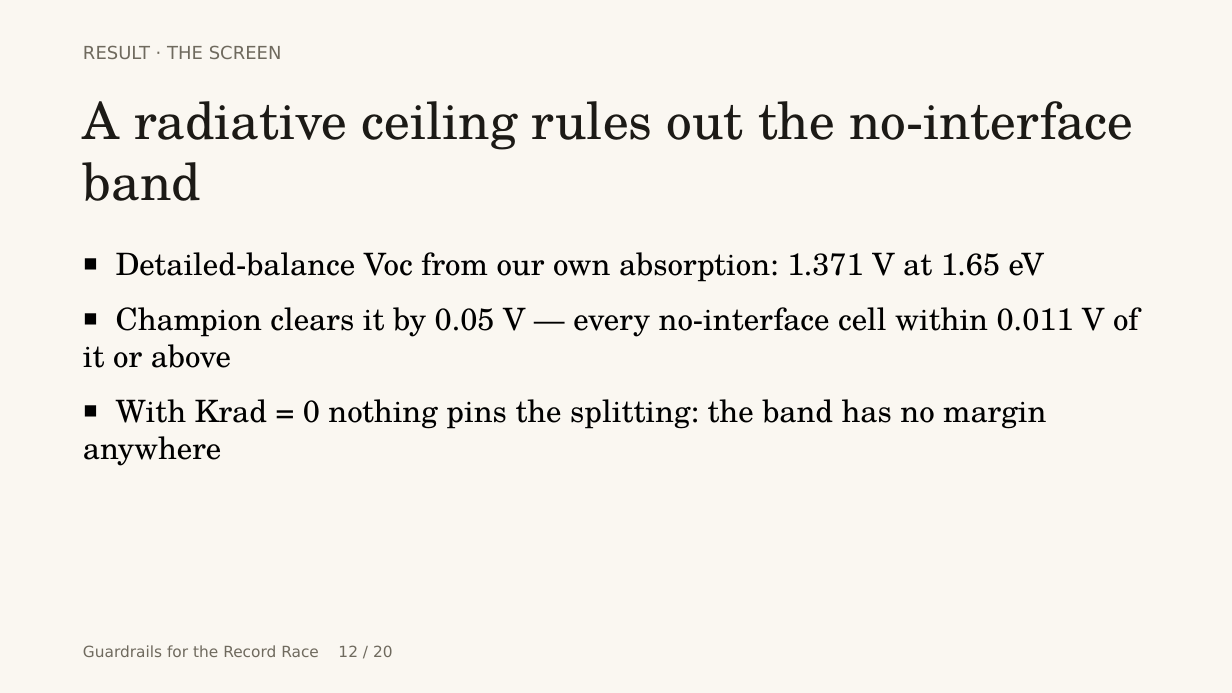
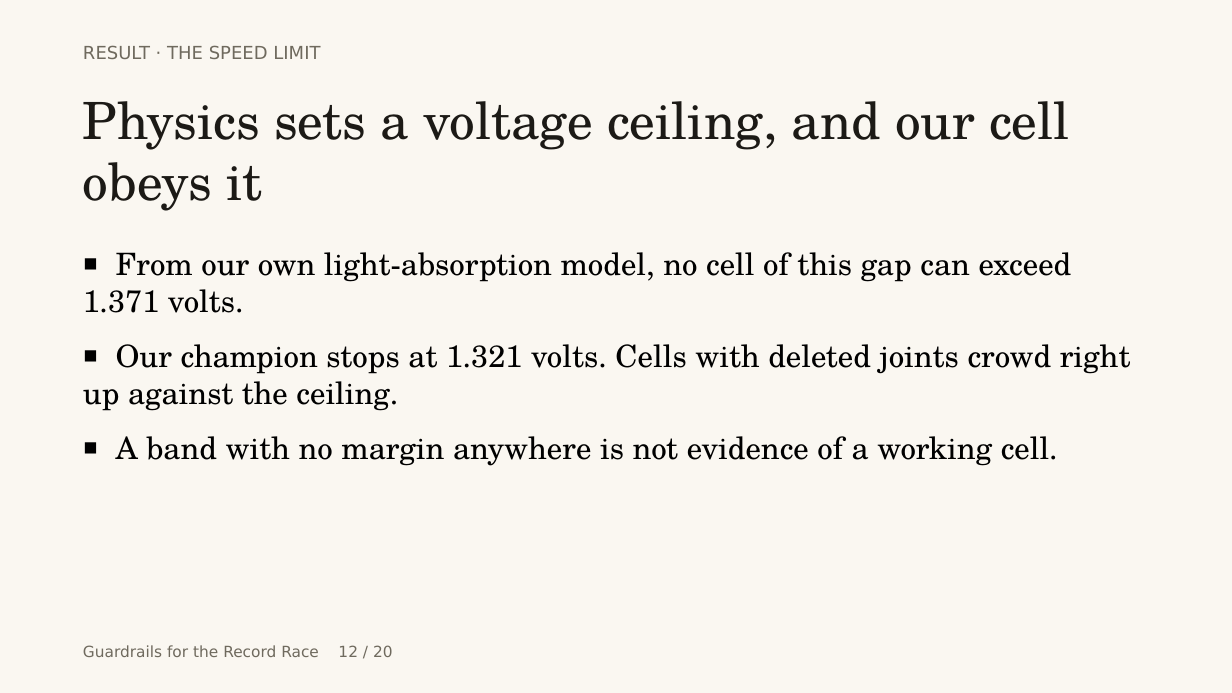
Before and after one commit to touhidsiddiqueeraj-bit/cspbi3-cbts-guardrailed, a slide deck: slide 12 of opendesign/mockups/record-race-deck/record-race-deck.pptx. Drawn at 1232x693 pixels with LibreOffice and Linux fonts; fonts in the diff are those of the drawing. Boxes give left, top, right and bottom in pixels: in the first picture for what was removed or moved away, otherwise in the second. Text is boxed around its words. In the diff, an @@ line names an element or a change of style, - is before the commit and + after.

```diff
--- a/opendesign/mockups/record-race-deck/record-race-deck.pptx
+++ b/opendesign/mockups/record-race-deck/record-race-deck.pptx
@@ text at (x1=83, y1=45, x2=320, y2=59): text changed @@
-RESULT · THE SCREEN
+RESULT · THE SPEED LIMIT
@@ text at (x1=83, y1=101, x2=1070, y2=211): text changed @@
-A radiative ceiling rules out the no-interface band
+Physics sets a voltage ceiling, and our cell obeys it
@@ text at (x1=83, y1=252, x2=1131, y2=466): text changed @@
-▪ Detailed-balance Voc from our own absorption: 1.371 V at 1.65 eV
-▪ Champion clears it by 0.05 V — every no-interface cell within 0.011 V of it or above
-▪ With Krad = 0 nothing pins the splitting: the band has no margin anywhere
+▪ From our own light-absorption model, no cell of this gap can exceed 1.371 volts.
+▪ Our champion stops at 1.321 volts. Cells with deleted joints crowd right up against the ceiling.
+▪ A band with no margin anywhere is not evidence of a working cell.
```
Also in this commit, not shown: 19 other slides changed, 2 other files.
